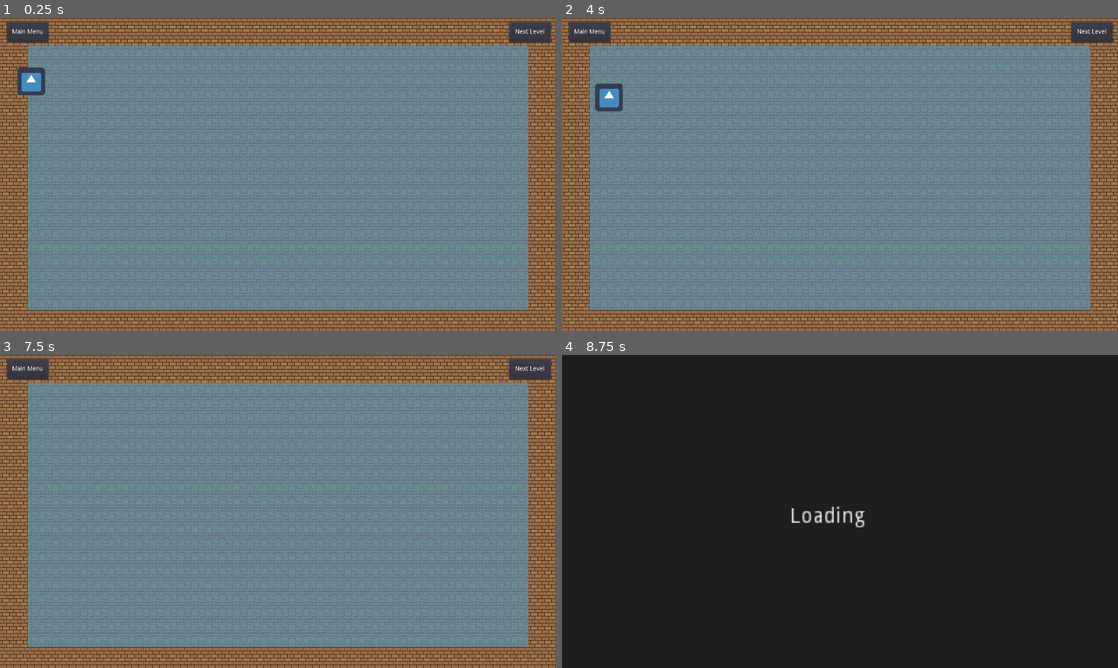
Above: before the commit, frames 1-4 (two rows, left to right).
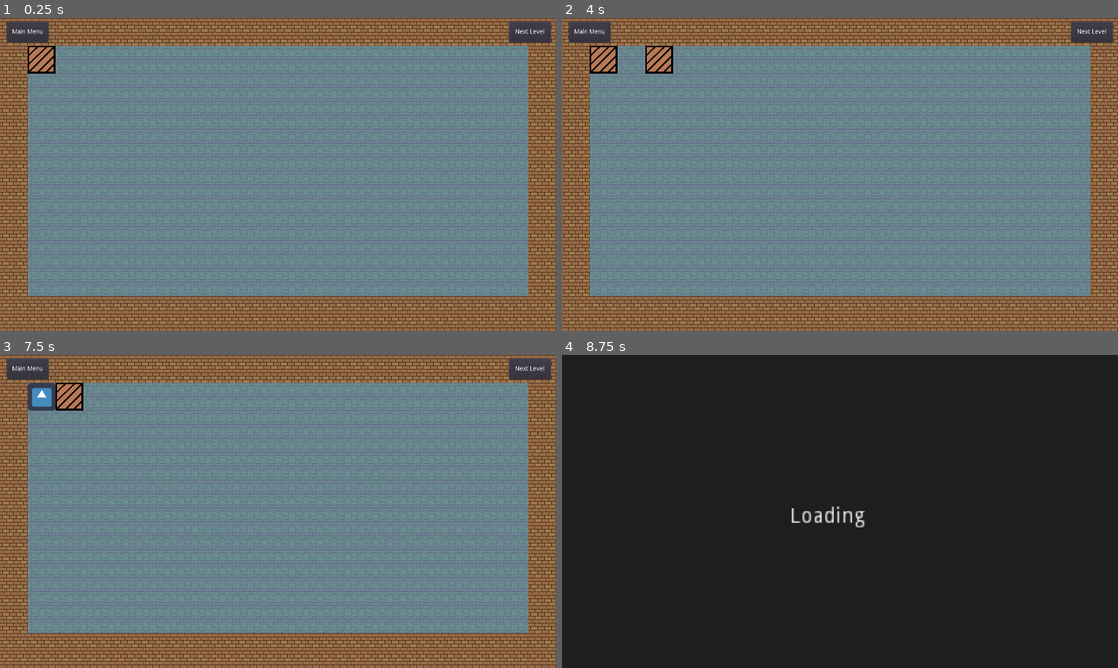
Above: after the commit, the same moments.

Repository: ryanstills/godot_test_game
Game: Godot game, scene res://scenes/Level.tscn
Two runs of this game, one before a commit and one after it. Both use one fixed random seed, a clock stepped at 60 frames per second and the inputs below. This scene is started directly instead of the project's main scene. The engine's default icon, where the game draws it, is replaced by a stand-in: a white triangle on a blue panel in a dark square.
Inputs:
- Up to frame 1 (0.25 s): no input
- Up to frame 2 (4 s): click "Next Level" at 0.5 s; tap Enter at 1.25, 2.75 s; tap Space at 2, 3.5 s
- Up to frame 3 (7.5 s): click "Next Level" at 4.25 s; tap Enter at 5 s; tap Space at 5.75 s
- Up to frame 4 (8.75 s): click "Next Level" at 8 s

The runs differ from the first frame. In frame 1, 4.8% of the frame differs, in the area x 3-95%, y 8-94%; in frame 2, 5.3%, in the area x 5-95%, y 8-94%; in frame 3, 4.9%; in frame 4, nothing differs.

Commit message:
Rough Level Generation Added
Added Rough Level Generation to the Level Scene. An array of integers is created to represent a level and sprites are added BLOCKS are added with appropriate textures based on the integer

Diff:
--- /dev/null
+++ b/scenes/Block.gd
@@ -0,0 +1,11 @@
+extends RigidBody2D
+
+var block_type = "Base"
+
+# Called when the node enters the scene tree for the first time.
+func _ready():
+	pass # Replace with function body.
+
+# Called every frame. 'delta' is the elapsed time since the previous frame.
+#func _process(delta):
+#	pass
--- /dev/null
+++ b/scenes/Block.tscn
@@ -0,0 +1,18 @@
+[gd_scene load_steps=4 format=2]
+
+[ext_resource path="res://scenes/Block.gd" type="Script" id=1]
+[ext_resource path="res://assets/sprites/placerholder_block.png" type="Texture" id=2]
+
+[sub_resource type="RectangleShape2D" id=1]
+extents = Vector2( 31.7793, 31.5495 )
+
+[node name="Block" type="RigidBody2D"]
+position = Vector2( 32, 32 )
+mode = 1
+script = ExtResource( 1 )
+
+[node name="BlockSprite" type="Sprite" parent="."]
+texture = ExtResource( 2 )
+
+[node name="BlockCollision" type="CollisionShape2D" parent="."]
+shape = SubResource( 1 )
--- a/scenes/Level.tscn
+++ b/scenes/Level.tscn
@@ -1,13 +1,14 @@
-[gd_scene load_steps=8 format=2]
+[gd_scene load_steps=9 format=2]
 
 [ext_resource path="res://scripts/Level.gd" type="Script" id=1]
-[ext_resource path="res://assets/terrain_atlas.png" type="Texture" id=2]
-[ext_resource path="res://assets/base_out_atlas.png" type="Texture" id=3]
-[ext_resource path="res://icon.png" type="Texture" id=4]
+[ext_resource path="res://scenes/Block.tscn" type="PackedScene" id=2]
+[ext_resource path="res://assets/terrain_atlas.png" type="Texture" id=3]
+[ext_resource path="res://assets/base_out_atlas.png" type="Texture" id=4]
+[ext_resource path="res://icon.png" type="Texture" id=5]
 
 [sub_resource type="TileSet" id=1]
 0/name = "terrain_atlas.png 0"
-0/texture = ExtResource( 2 )
+0/texture = ExtResource( 3 )
 0/tex_offset = Vector2( 0, 0 )
 0/modulate = Color( 1, 1, 1, 1 )
 0/region = Rect2( 0, 0, 1024, 864 )
@@ -62,17 +63,19 @@
 
 [node name="Level" type="Node"]
 script = ExtResource( 1 )
+Block = ExtResource( 2 )
 
 [node name="TileMap" type="TileMap" parent="."]
 tile_set = SubResource( 1 )
 cell_size = Vector2( 32, 32 )
 format = 1
-tile_data = PoolIntArray( -65532, 0, 196636, -65531, 0, 1966 …(15959 unchanged characters)… 41813, 1310721, 0, 1441813, 1310722, 0, 720926, 1310723, 0, 720926, 1310724, 0, 720926, 1310725, 0, 720926, 1310726, 0, 720926, 1310727, 0, 720926, 1310728, 0, 720926, 1310729, 0, 720926, 1310730, 0, 720926, 1310731, 0, 720926, 1310732, 0, 720926, 1310733, 0, 720926, 1310734, 0, 720926, 1310735, 0, 720926, 1310736, 0, 720926, 1310737, 0, 720926, 1310738, 0, 720926, 1310739, 0, 720926, 1310740, 0, 720926, 1310741, 0, 720926, 1310742, 0, 720926, 1310743, 0, 720926, 1310744, 0, 720926, 1310745, 0, 720926, 1310746, 0, 720926, 1310747, 0, 720926, 1310748, 0, 720926, 1310749, 0, 720926, 1310750, 0, 720926, 1310751, 0, 720926, 1310752, 0, 720926, 1310753, 0, 720926, 1310754, 0, 720926, 1310755, 0, 720926, 1310756, 0, 720926, 1310757, 0, 720926, 1310758, 0, 1441813, 1310759, 0, 14418 …(2164 unchanged characters)…
+tile_data = PoolIntArray( -65532, 0, 196636, -65531, 0, 1966 …(15959 unchanged characters)… 41813, 1310721, 0, 1441813, 1310722, 0, 1441813, 1310723, 0, 1441813, 1310724, 0, 1441813, 1310725, 0, 1441813, 1310726, 0, 1441813, 1310727, 0, 1441813, 1310728, 0, 1441813, 1310729, 0, 1441813, 1310730, 0, 1441813, 1310731, 0, 1441813, 1310732, 0, 1441813, 1310733, 0, 1441813, 1310734, 0, 1441813, 1310735, 0, 1441813, 1310736, 0, 1441813, 1310737, 0, 1441813, 1310738, 0, 1441813, 1310739, 0, 1441813, 1310740, 0, 1441813, 1310741, 0, 1441813, 1310742, 0, 1441813, 1310743, 0, 1441813, 1310744, 0, 1441813, 1310745, 0, 1441813, 1310746, 0, 1441813, 1310747, 0, 1441813, 1310748, 0, 1441813, 1310749, 0, 1441813, 1310750, 0, 1441813, 1310751, 0, 1441813, 1310752, 0, 1441813, 1310753, 0, 1441813, 1310754, 0, 1441813, 1310755, 0, 1441813, 1310756, 0, 1441813, 1310757, 0, 1441813, 1310758, 0, 1441813, 1310759, 0, 14418 …(2164 unchanged characters)…
 
 [node name="LeftWallArea" type="Area2D" parent="."]
 position = Vector2( 32, 367 )
 
 [node name="LeftWallCollision" type="CollisionShape2D" parent="LeftWallArea"]
+visible = false
 scale = Vector2( 3.2, 37 )
 shape = SubResource( 2 )
 
@@ -80,6 +83,7 @@
 position = Vector2( 1248, 367 )
 
 [node name="RightWallCollision" type="CollisionShape2D" parent="RightWallArea"]
+visible = false
 scale = Vector2( 3.2, 37 )
 shape = SubResource( 2 )
 
@@ -87,6 +91,7 @@
 position = Vector2( 640, 32 )
 
 [node name="TopWallCollision" type="CollisionShape2D" parent="TopWallArea"]
+visible = false
 scale = Vector2( 64, 3.2 )
 shape = SubResource( 2 )
 
@@ -94,6 +99,7 @@
 position = Vector2( 640, 704 )
 
 [node name="BottomWallCollision" type="CollisionShape2D" parent="BottomWallArea"]
+visible = false
 scale = Vector2( 64, 3.2 )
 shape = SubResource( 2 )
 
@@ -127,14 +133,10 @@
 position = Vector2( 96, 96 )
 
 [node name="PlayerSprite" type="Sprite" parent="Player"]
-texture = ExtResource( 4 )
+texture = ExtResource( 5 )
 
 [node name="PlayerCollision" type="CollisionShape2D" parent="Player"]
 scale = Vector2( 2, 1 )
 shape = SubResource( 3 )
-[connection signal="area_entered" from="LeftWallArea" to="." method="_on_LeftWallArea_area_entered"]
-[connection signal="area_entered" from="RightWallArea" to="." method="_on_RightWallArea_area_entered"]
-[connection signal="area_entered" from="TopWallArea" to="." method="_on_TopWallArea_area_entered"]
-[connection signal="area_entered" from="BottomWallArea" to="." method="_on_BottomWallArea_area_entered"]
 [connection signal="pressed" from="MainMenuButton" to="." method="_on_MainMenuButton_pressed"]
 [connection signal="pressed" from="NextLevelButton" to="." method="_on_NextLevelButton_pressed"]
--- a/scripts/Game.gd
+++ b/scripts/Game.gd
@@ -7,8 +7,12 @@
 # Called when the node enters the scene tree for the first time.
 func _ready():
 	game_state.window_size = get_viewport().size
+	game_state.MAX_XPOS = game_state.window_size.x - 96
+	game_state.MAX_YPOS = game_state.window_size.y - 80
+
 	print("Loading...")
 	print("Current Level: " + str(game_state.current_level))
+
 	set_process(true)
 	$BackWheelAnimation.play()
 	$FrontWheelAnimation.play()
--- a/scripts/Level.gd
+++ b/scripts/Level.gd
@@ -1,7 +1,8 @@
 extends Node
 
+export (PackedScene) var Block
+
 # Declare member variables here. Examples:
-# var a = 2
 var speed = 200
 
 # Called when the node enters the scene tree for the first time.
@@ -11,34 +12,50 @@
 	game_state.level_history.push_front(game_state.current_level)
 	print("Current Level: " + str(game_state.current_level))
 
+	level_setup(game_state.current_level)
+
 # Called every frame. 'delta' is the elapsed time since the previous frame.
 func _process(delta):
 	var player = $Player
-	player.position.x = player.position.x + (speed * delta)
-	player.position.y = player.position.y + (speed * delta)
 
+	player.position.x = clamp(player.position.x, game_state.MIN_XPOS, game_state.MAX_XPOS)
+	player.position.y = clamp(player.position.y, game_state.MIN_YPOS, game_state.MAX_YPOS)
 
 func _on_MainMenuButton_pressed():
 	print("Returning to the Main Menu")
 # warning-ignore:return_value_discarded
 	get_tree().change_scene("res://scenes/MainMenu.tscn")
 
-
 func _on_NextLevelButton_pressed():
 	print("Going to the next level")
+# warning-ignore:return_value_discarded
 	get_tree().change_scene("res://scenes/LoadingScreen.tscn")
 
+# x axis sections 18
+# y axis sections 9
+func level_setup(level):
 
-func _on_RightWallArea_area_entered(area):
-	$Player.position.x = game_state.window_size.x - 65
+	game_state.random_generator.randomize()
+	var sample_map = []
+	var sleep_timer = Timer.new()
+	sleep_timer.set_wait_time(.3)
+	add_child(sleep_timer)
+	sleep_timer.start()
 
-func _on_LeftWallArea_area_entered(area):
-	$Player.position.x = 65
+	for i in range(18 * 9):
+		sample_map.append(game_state.random_generator.randi_range(0,1))
+	var x_count = 1
+	var y_count = 1
 
-
-func _on_TopWallArea_area_entered(area):
-	$Player.position.x = 65
-
-
-func _on_BottomWallArea_area_entered(area):
-	$Player.position.x = game_state.window_size.y - 65
+	for i in sample_map:
+		if i != 0:
+			var block = Block.instance()
+			add_child(block)
+			block.position = Vector2((x_count * game_state.block_size) + 32, (y_count * game_state.block_size) + 32)
+			yield(sleep_timer, "timeout")
+		x_count += 1
+		if x_count > 18:
+			y_count += 1
+			x_count = 1
+	sleep_timer.stop()
+	sleep_timer.queue_free()
--- a/scripts/game_state.gd
+++ b/scripts/game_state.gd
@@ -4,3 +4,13 @@
 var level_history = []
 var current_level = -1
 var	window_size = Vector2()
+var random_generator = RandomNumberGenerator.new()
+
+# play field limits
+var MIN_XPOS = 96
+var MIN_YPOS = 96
+var MAX_XPOS = 1280
+var MAX_YPOS = 720
+
+# sprite variables
+var block_size = 64
Binary file added: assets/sprites/placerholder_block.png
Not shown, added: assets/sprites/placerholder_block.png.import
Not shown: 2 places in scenes/Level.tscn that only renumber resources
